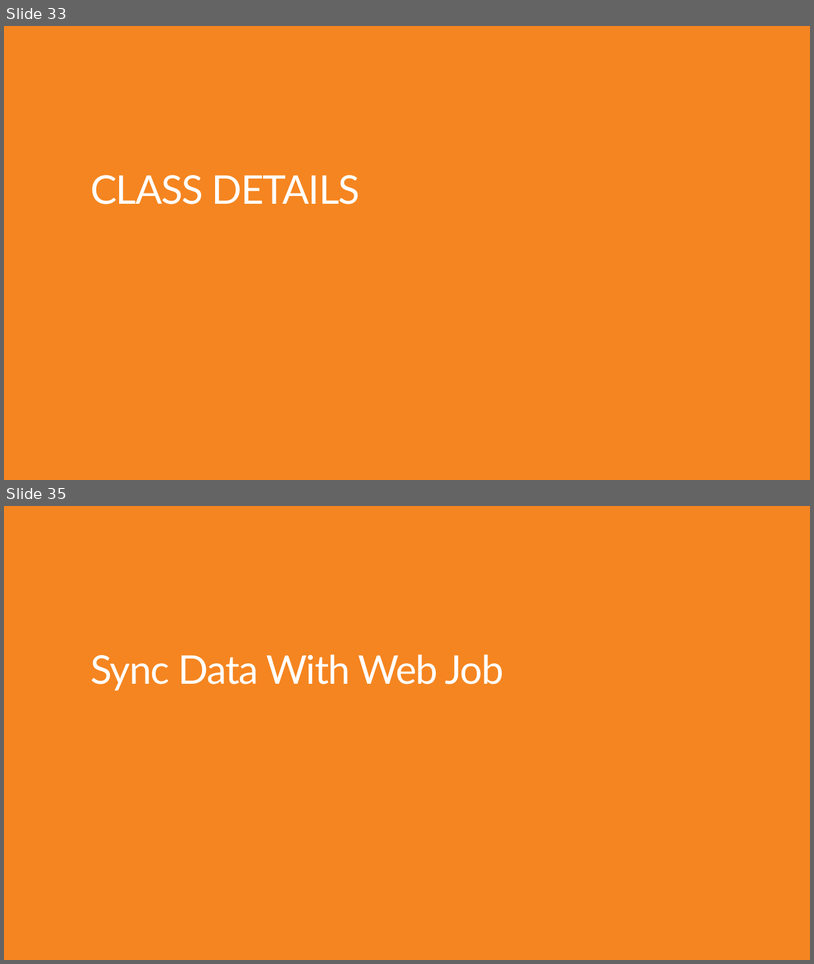
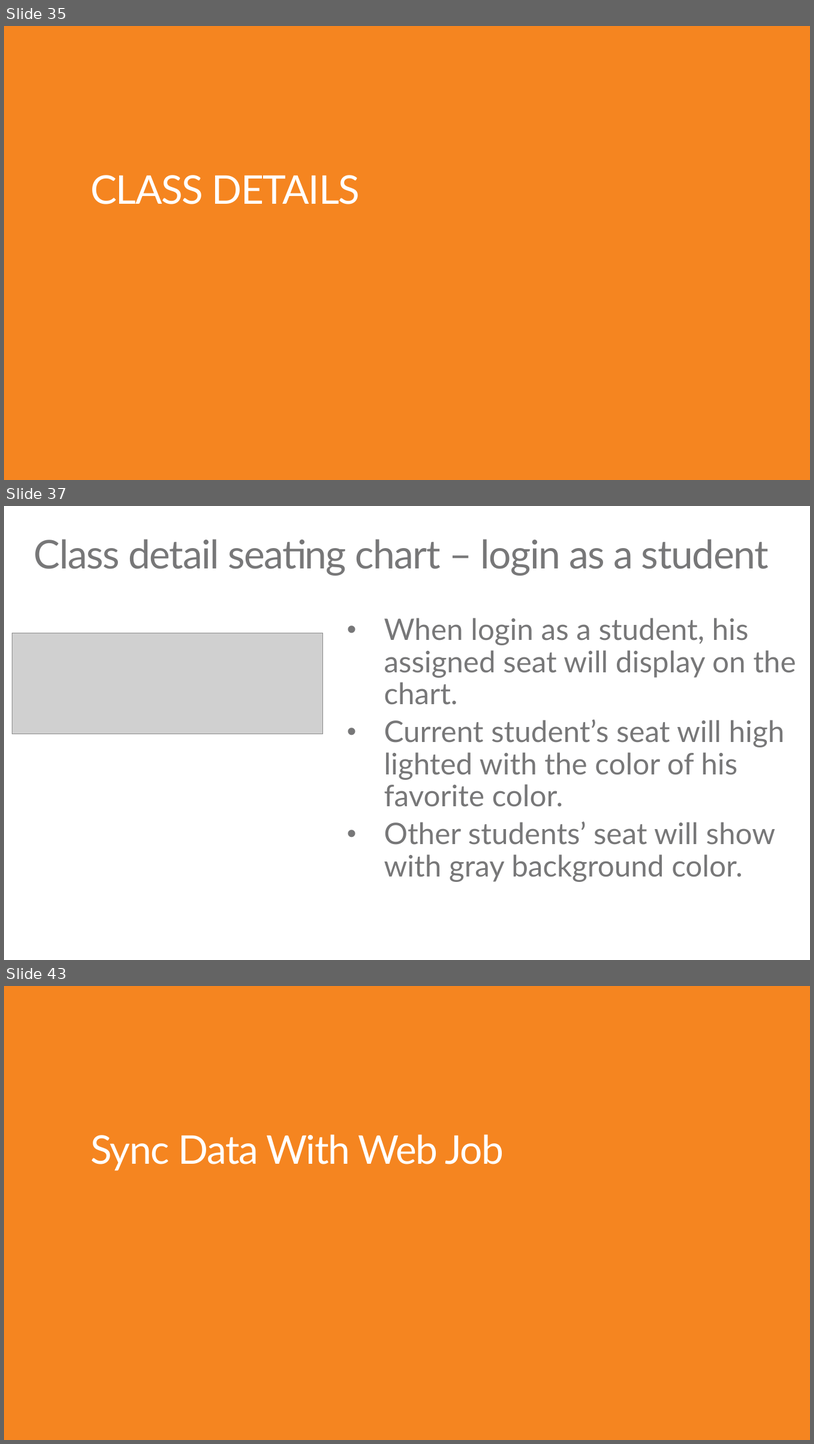
Before and after one commit to TJVering/EDUGraphAPI, a slide deck: EDU GRAPH-API Demo Script.pptx. Shown one above the other, each under a label of ours: slides 33 and 35 before the commit, slides 35, 37 and 43 after it; the slides between them are not shown. The pictures are 814x964 and 814x1444 pixels, drawn with LibreOffice and Linux fonts; fonts in the diff are those of the drawing; grey boxes stand for pictures. Boxes give left, top, right and bottom in pixels: in the first picture for what was removed or moved away, otherwise in the second. Text is boxed around its words. In the diff, an @@ line names an element or a change of style, - is before the commit and + after.

```diff
--- a/EDU GRAPH-API Demo Script.pptx
+++ b/EDU GRAPH-API Demo Script.pptx
@@ slide 37 added at (4,506,810,960), background #FFFFFF @@
@@ title added at (33,539,769,576), 48 pt, text #777778 @@
+Class detail seating chart – login as a student
@@ text added at (384,618,796,882), 36 pt, text #777778 @@
+• When login as a student, his assigned seat will display on the chart.
+• Current student’s seat will high lighted with the color of his favorite color.
+• Other students’ seat will show with gray background color.
@@ picture added at (12,633,323,733) @@
@@ what was slide 33 is now slide 35 @@
@@ what was slide 35 is now slide 43 @@
```
Also in this commit, not shown: 10 slides changed, 10 other slides added, 3 slides removed, 27 other files.
